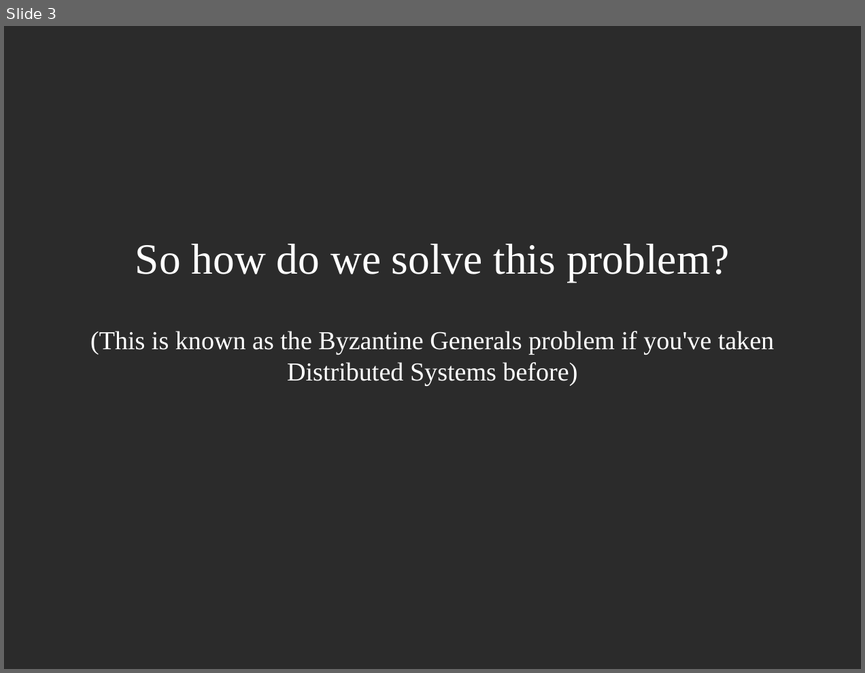
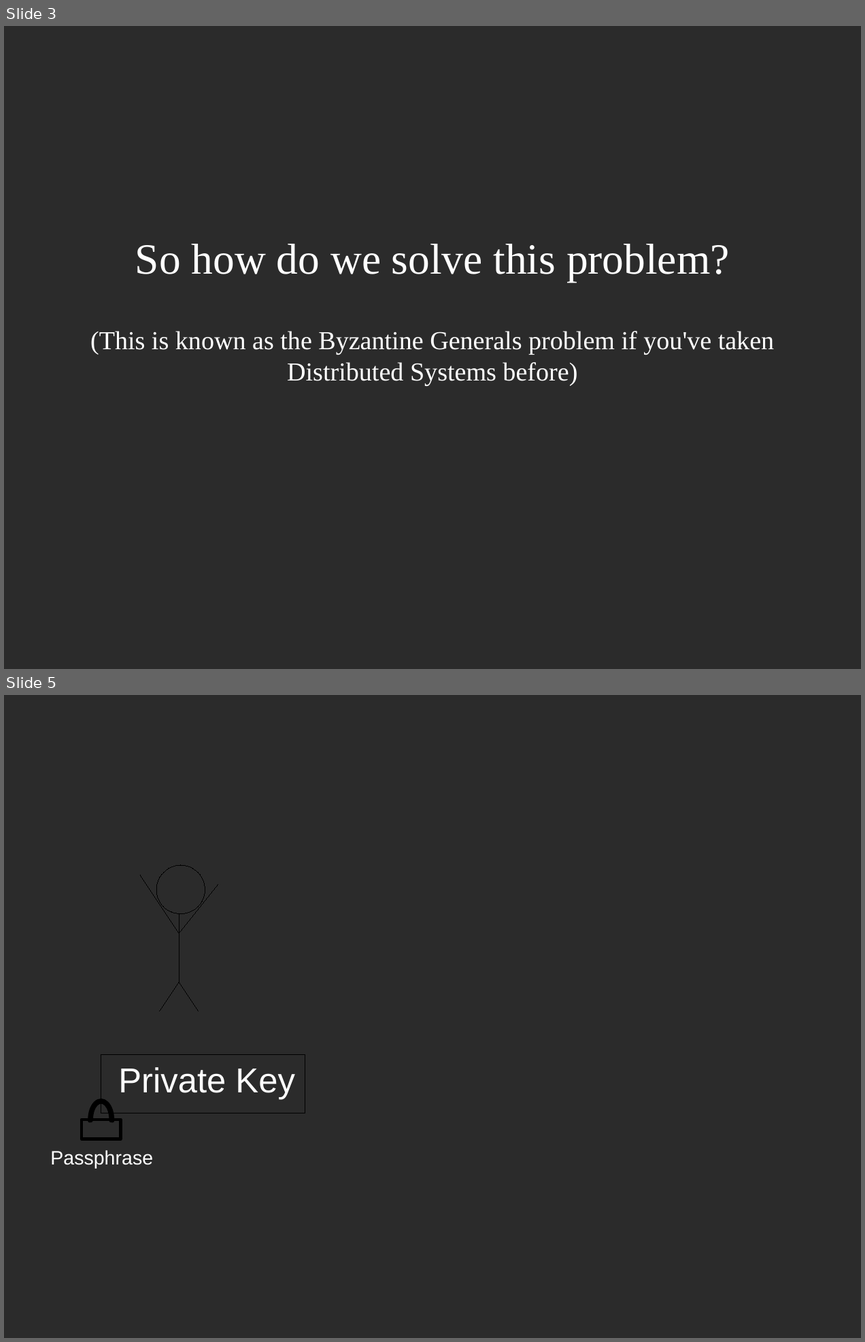
Before and after one commit to spmadden/sse-talks, a slide deck: PKS Talk.odp. Shown one above the other, each under a label of ours: slide 3 before the commit, slides 3 and 5 after it; the slides between them are not shown. The pictures are 865x673 and 865x1342 pixels, drawn with LibreOffice and Linux fonts; fonts in the diff are those of the drawing; background and template pictures are left out; a plain dark background stands for a picture behind light text. Boxes give left, top, right and bottom in pixels: in the first picture for what was removed or moved away, otherwise in the second. Text is boxed around its words. In the diff, an @@ line names an element or a change of style, - is before the commit and + after.

```diff
--- a/PKS Talk.odp
+++ b/PKS Talk.odp
@@ slide 5 added at (4, 695, 861, 1338), background picture (left out) @@
@@ group added at (140, 865, 218, 1011): 5 lines, 1 ellipse @@
@@ rectangle added at (101, 1054, 305, 1113), outline #000000 0 pt @@
@@ text added at (118, 1067, 295, 1100), 32 pt, text #FFFFFF @@
+Private Key
@@ arch (boxed as its full ring) added at (90, 1100, 113, 1139), outline #000000 2.89 pt @@
@@ rectangle added at (82, 1119, 121, 1139), outline #000000 2.89 pt @@
@@ text added at (50, 1150, 153, 1168), 18 pt, text #FFFFFF @@
+Passphrase
```
Also in this commit, not shown: 2 slides changed, 1 other slide added, 1 slide removed.
